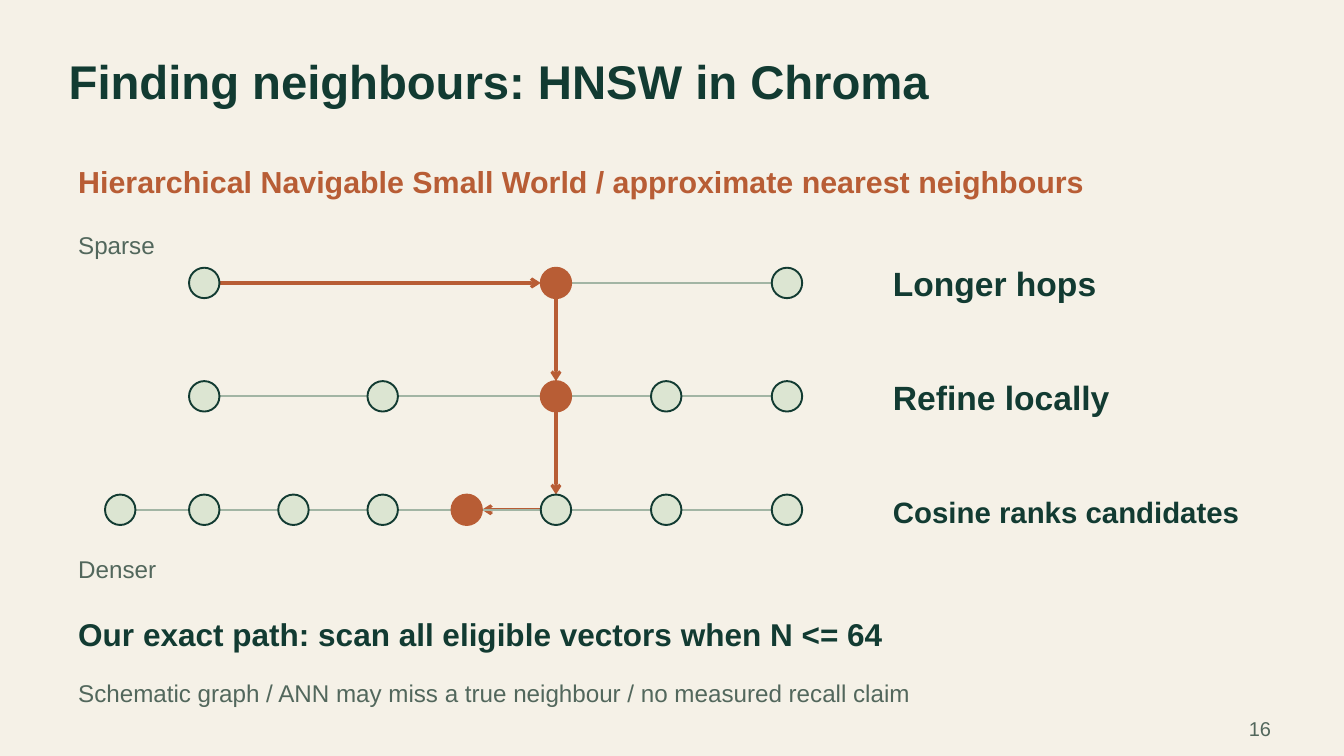
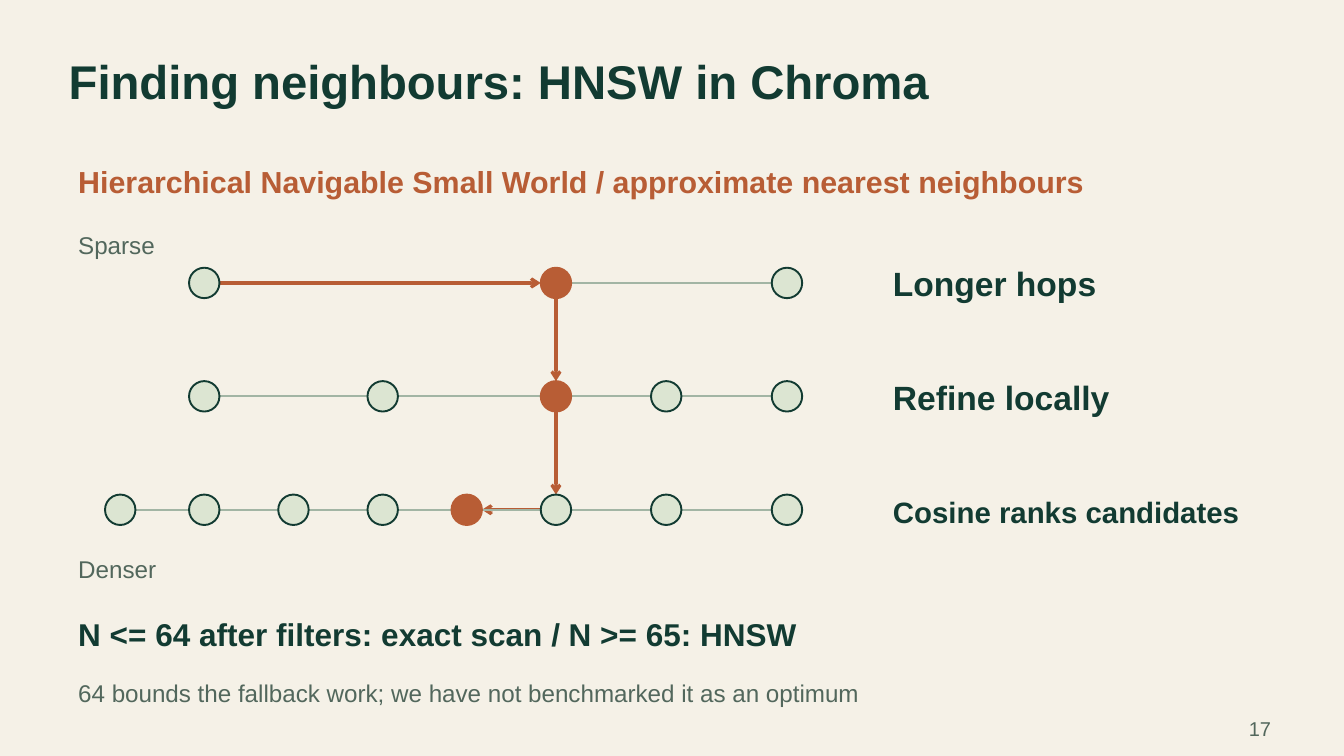
Before and after one commit to SambhavMayani/ADSBDB, a slide deck: slide 17 of docs/presentation/EcoSentinel_presentation.pptx (slide 16 before the commit). Drawn at 1344x756 pixels with LibreOffice and Linux fonts; fonts in the diff are those of the drawing. Boxes give left, top, right and bottom in pixels: in the first picture for what was removed or moved away, otherwise in the second. Text is boxed around its words. In the diff, an @@ line names an element or a change of style, - is before the commit and + after.

```diff
--- a/docs/presentation/EcoSentinel_presentation.pptx
+++ b/docs/presentation/EcoSentinel_presentation.pptx
@@ text at [78,623,796,647]: text changed @@
-Our exact path: scan all eligible vectors when N <= 64
+N <= 64 after filters: exact scan / N >= 65: HNSW
@@ text at [78,684,859,707]: text changed @@
-Schematic graph / ANN may miss a true neighbour / no measured recall claim
+64 bounds the fallback work; we have not benchmarked it as an optimum
@@ text at [1249,722,1271,736]: text changed @@
-16
+17
```
Also in this commit, not shown: 19 other slides changed, 1 slide added, 29 other files.
